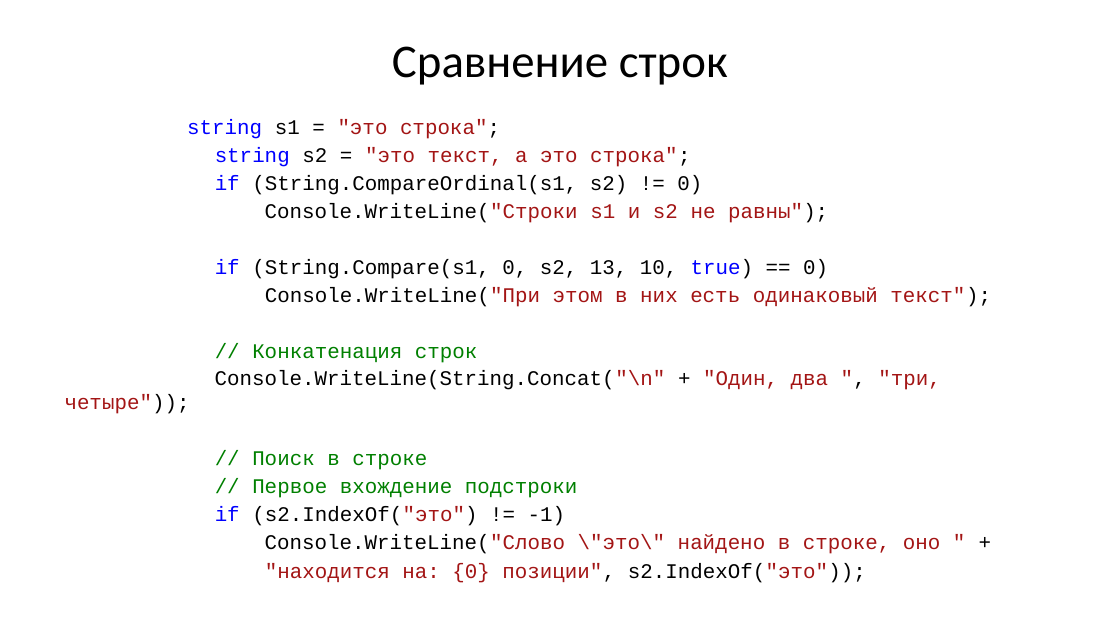
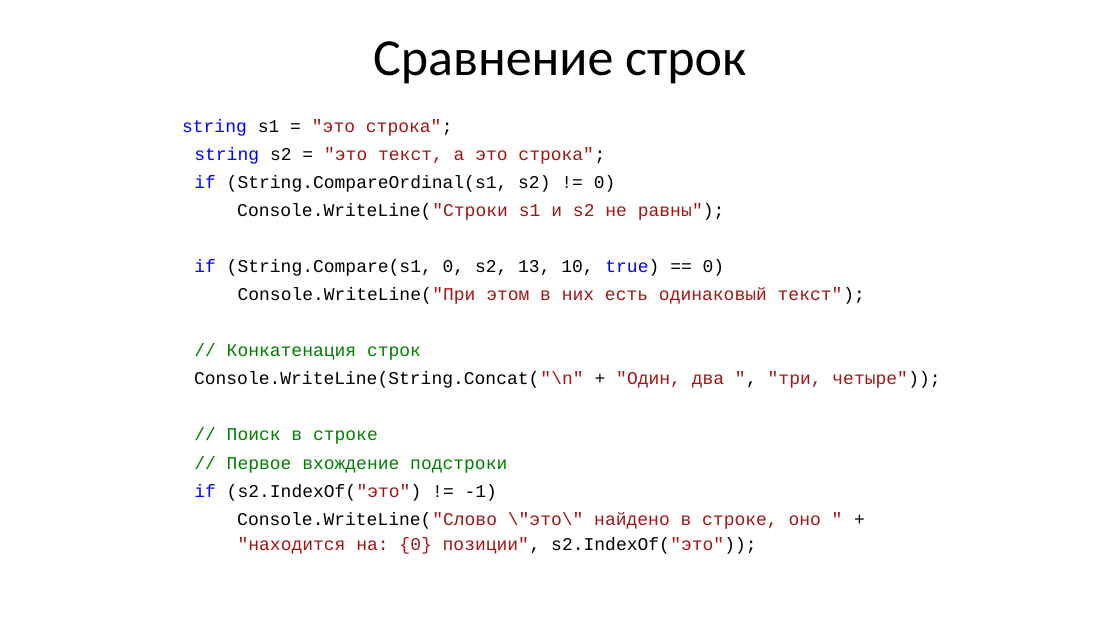
Before and after one commit to Mrztv/KRSU, a slide deck: slide 37 of 2026/ООП/Хмелева/лек2-26.pptx. Drawn at 1120x639 pixels with LibreOffice and Linux fonts; fonts in the diff are those of the drawing. Boxes give left, top, right and bottom in pixels: in the first picture for what was removed or moved away, otherwise in the second. Text is boxed around its words. In the diff, an @@ line names an element or a change of style, - is before the commit and + after.

```diff
--- a/2026/ООП/Хмелева/лек2-26.pptx
+++ b/2026/ООП/Хмелева/лек2-26.pptx
@@ title "Сравнение строк" at (x1=373, y1=41, x2=746, y2=84): size 39.6 to 44 pt; line spacing 1 to 0.9 @@
@@ text "string s1 = "это строка";" at (x1=182, y1=119, x2=940, y2=554): size 17.6 to 15.2 pt; more space between paragraphs; line spacing 1 to 0.8 @@
```
Also in this commit, not shown: 26 other slides changed, 23 other files.
